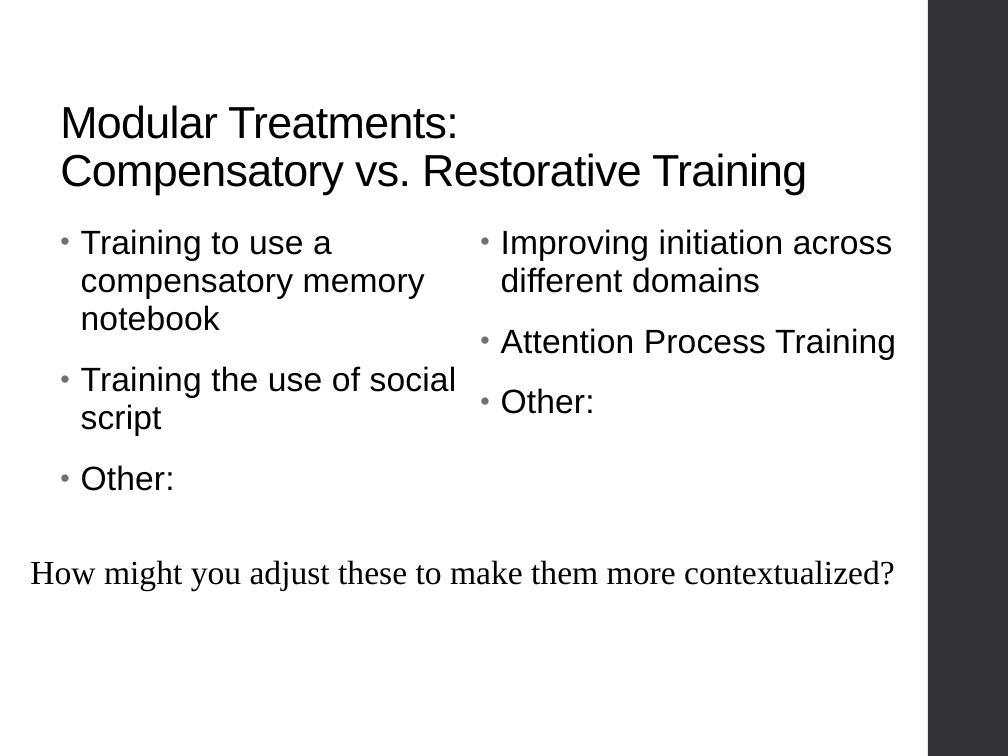
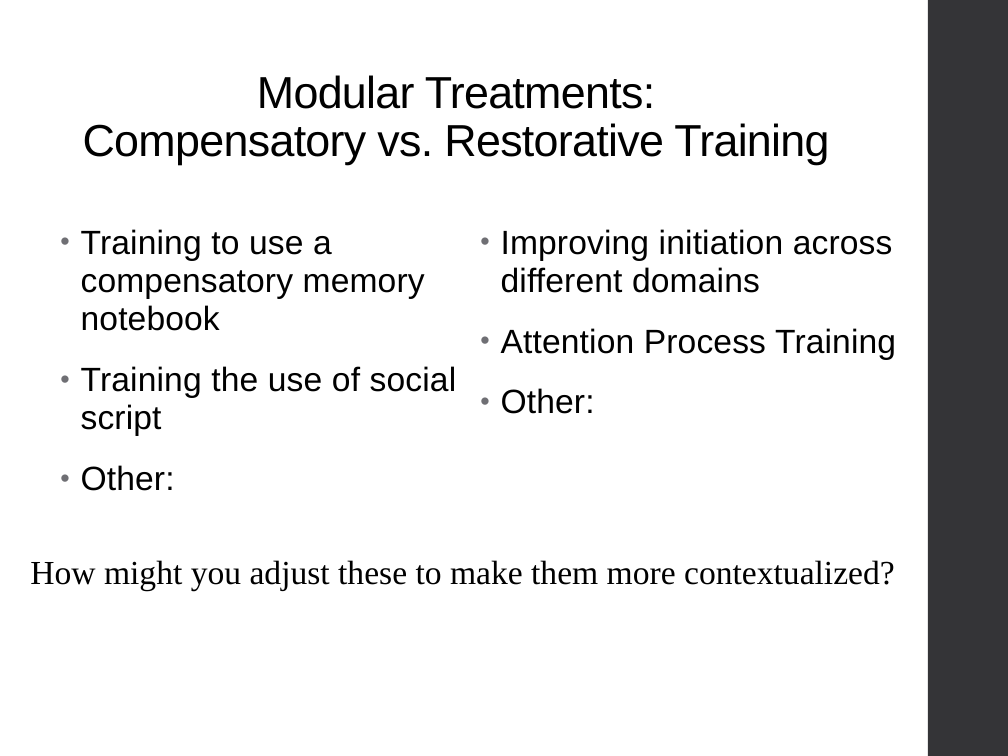
Before and after one commit to Jim-Wright90/cds_663_winter_2021, a slide deck: slide 9 of slides/Week1_21.pptx. Drawn at 1008x756 pixels with LibreOffice and Linux fonts; fonts in the diff are those of the drawing. Boxes give left, top, right and bottom in pixels: in the first picture for what was removed or moved away, otherwise in the second. Text is boxed around its words. In the diff, an @@ line names an element or a change of style, - is before the commit and + after.

```diff
--- a/slides/Week1_21.pptx
+++ b/slides/Week1_21.pptx
@@ title "Modular Treatments: Compensatory vs. Restorative ...": place and size @@
-title "Modular Treatments: Compensatory vs. Restorative ..." at (60, 105, 807, 195)
+title "Modular Treatments: Compensatory vs. Restorative ..." at (83, 75, 829, 165)
@@ title "Modular Treatments: Compensatory vs. Restorative ..." at (83, 75, 829, 165): alignment left to centre @@
```
Also in this commit, not shown: 9 other slides changed, 1 slide removed, 4 other files.
